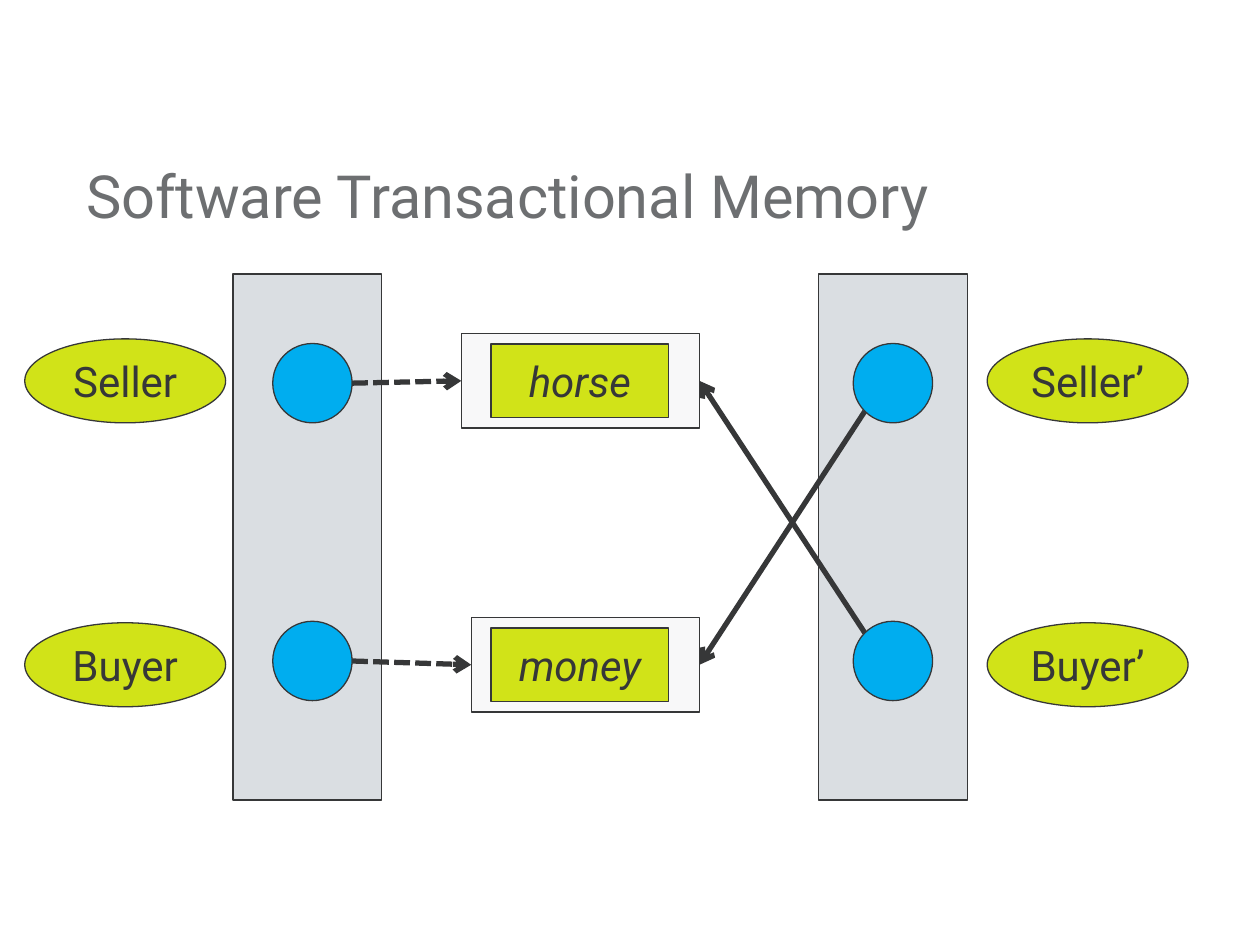
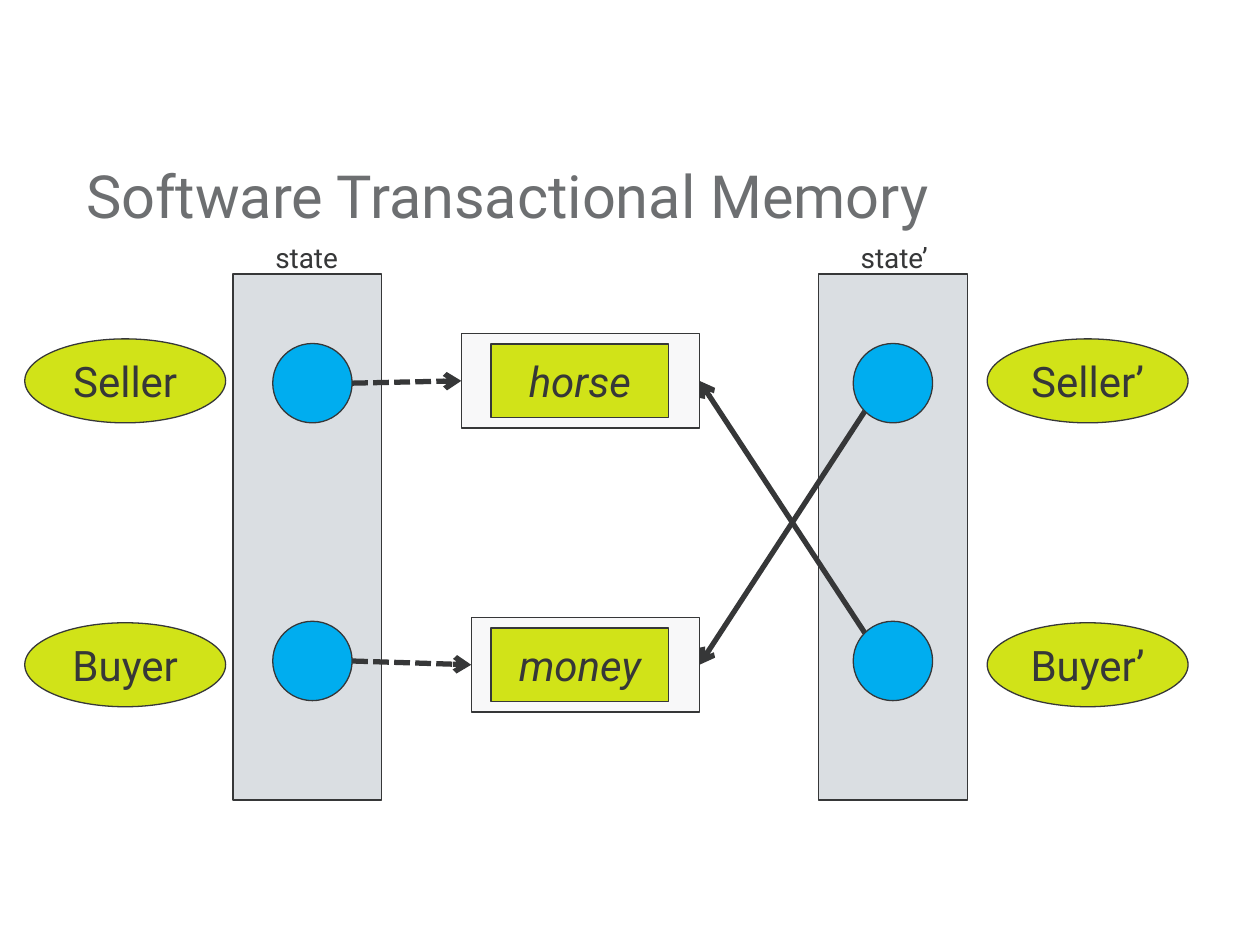
Before and after one commit to mjul/top-10-clojure-ndc-2011, a slide deck: slide 18 of Top Things to Learn From Clojure.pptx (slide 19 before the commit). Drawn at 1260x945 pixels with LibreOffice and Linux fonts; fonts in the diff are those of the drawing; background and template pictures are left out. Boxes give left, top, right and bottom in pixels: in the first picture for what was removed or moved away, otherwise in the second. Text is boxed around its words. In the diff, an @@ line names an element or a change of style, - is before the commit and + after.

```diff
--- a/Top Things to Learn From Clojure.pptx
+++ b/Top Things to Learn From Clojure.pptx
@@ text added at [275, 249, 338, 275], 16 pt, text #363738 @@
+state
@@ text added at [861, 247, 928, 275], 16 pt, text #363738 @@
+state’
```
Also in this commit, not shown: 2 other slides changed, 1 slide removed.
